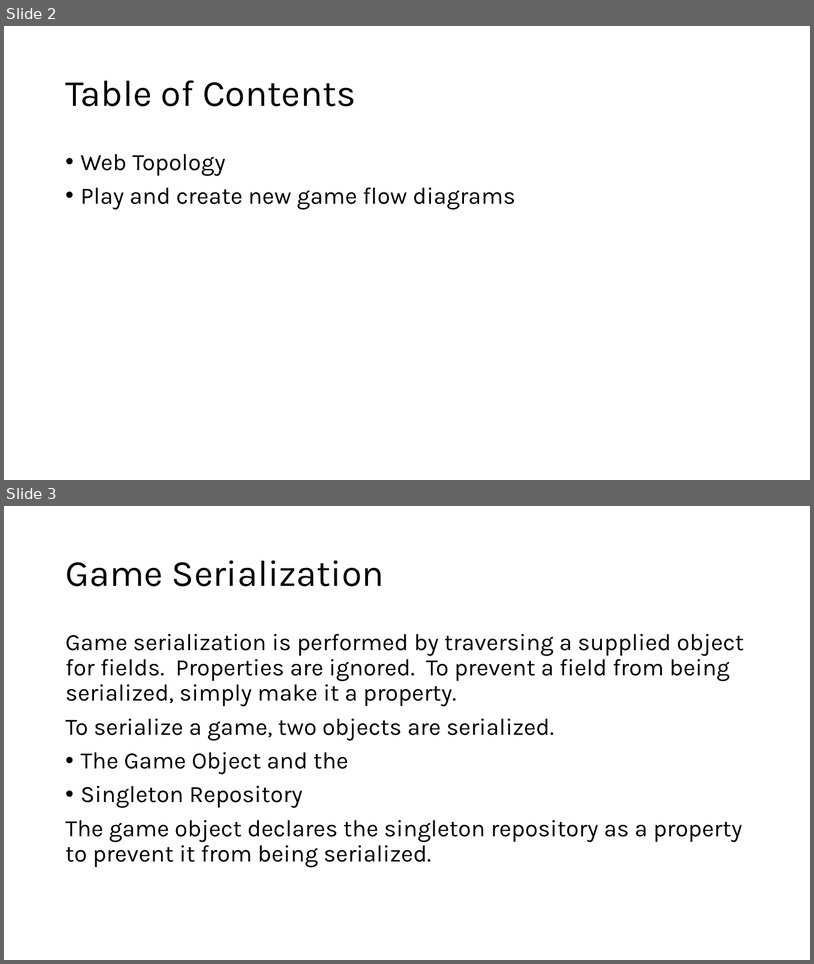
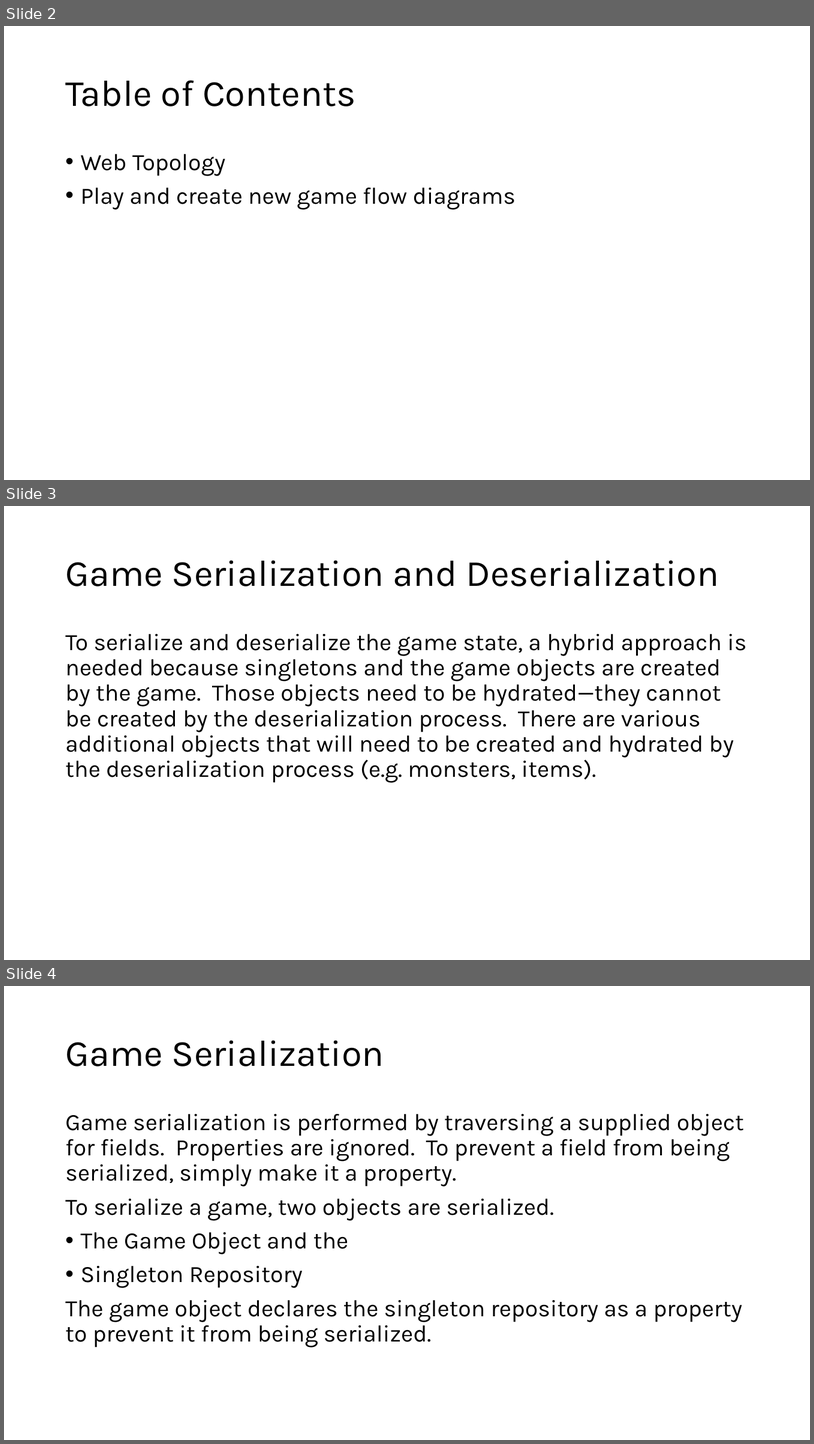
Before and after one commit to marcjohnston/AngbandOS, a slide deck: Documents/Object Property Design and Binding.pptx. Shown one above the other, each under a label of ours: slides 2 and 3 before the commit, slides 2, 3 and 4 after it. The pictures are 814x964 and 814x1444 pixels, drawn with LibreOffice and Linux fonts; fonts in the diff are those of the drawing. Boxes give left, top, right and bottom in pixels: in the first picture for what was removed or moved away, otherwise in the second. Text is boxed around its words. In the diff, an @@ line names an element or a change of style, - is before the commit and + after.

Commit message:
Added serialization and deserialization details to power point.

```diff
--- a/Documents/Object Property Design and Binding.pptx
+++ b/Documents/Object Property Design and Binding.pptx
@@ slide 3 added at bbox=[4, 506, 810, 960], background #FFFFFF @@
@@ title added at bbox=[65, 560, 720, 586], 44 pt, text #000000 @@
+Game Serialization and Deserialization
@@ text added at bbox=[65, 634, 747, 783], 28 pt, text #000000 @@
+To serialize and deserialize the game state, a hybrid approach is needed because singletons and the game objects are created by the game. Those objects need to be hydrated—they cannot be created by the deserialization process. There are various additional objects that will need to be created and hydrated by the deserialization process (e.g. monsters, items).
@@ what was slide 3 is now slide 4 @@
```
Also in this commit, not shown: 2 other slides added.
